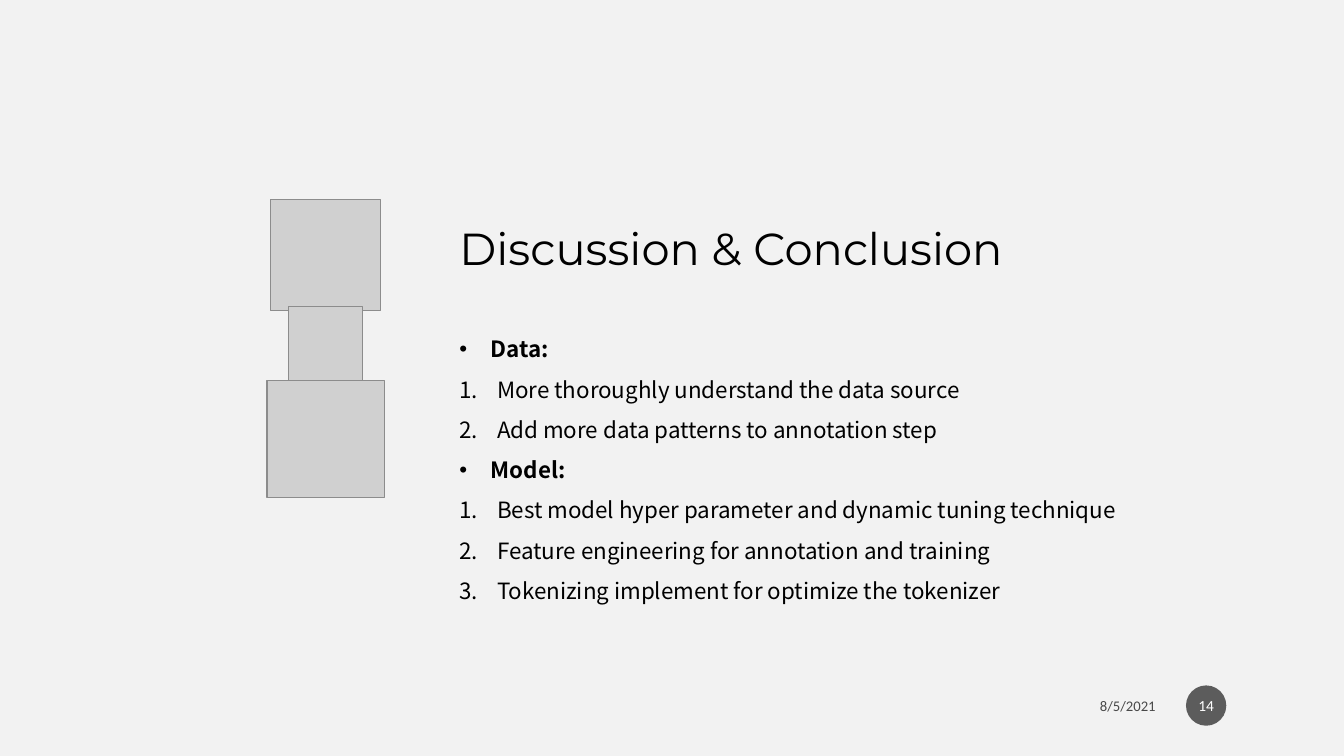
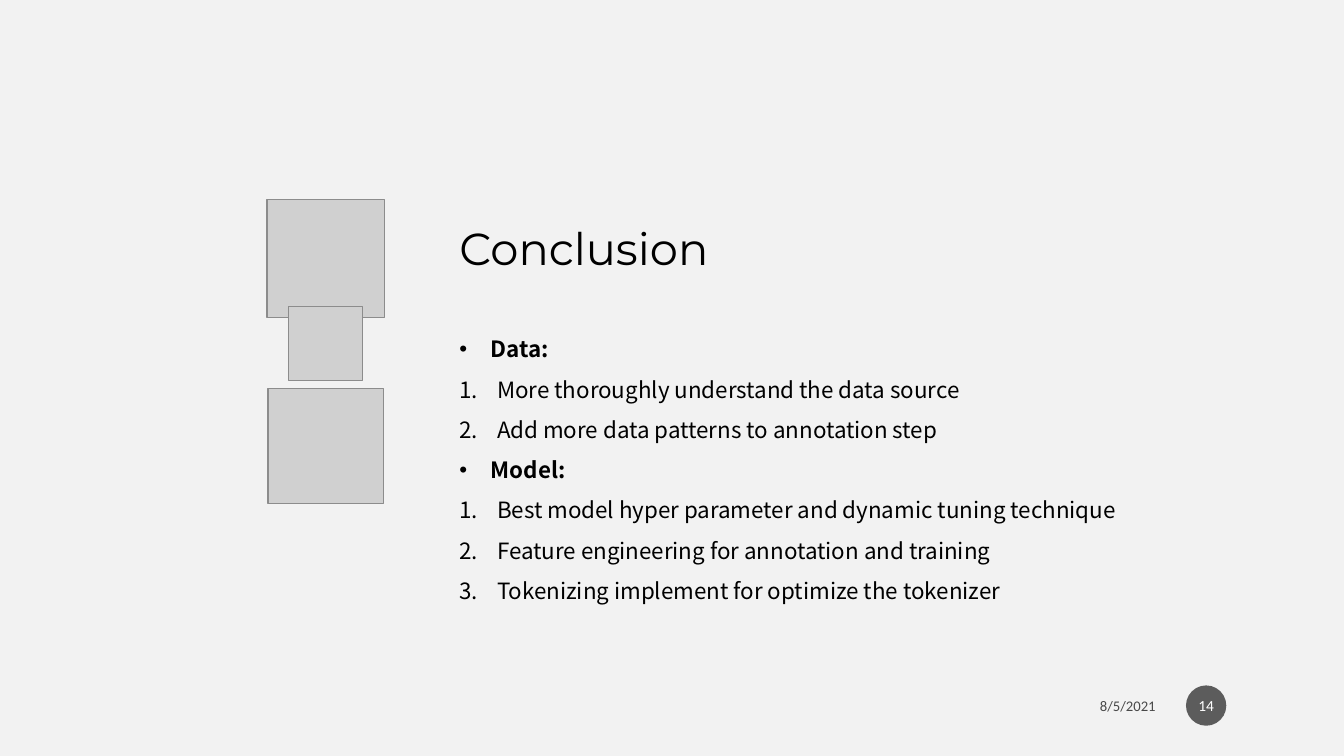
Before and after one commit to Weber12321/AD-classifier-side-project, a slide deck: slide 14 of AD_classifier.pptx. Drawn at 1344x756 pixels with LibreOffice and Linux fonts; fonts in the diff are those of the drawing; grey boxes stand for pictures; background and template pictures are left out. Boxes give left, top, right and bottom in pixels: in the first picture for what was removed or moved away, otherwise in the second. Text is boxed around its words. In the diff, an @@ line names an element or a change of style, - is before the commit and + after.

```diff
--- a/AD_classifier.pptx
+++ b/AD_classifier.pptx
@@ picture: place and size @@
-picture at <box>267,380,384,497</box>
+picture at <box>267,200,384,317</box>
@@ picture removed at <box>270,200,381,311</box> @@
@@ text at <box>459,231,708,266</box>: text changed @@
-Discussion & Conclusion
+Conclusion
@@ picture added at <box>268,389,383,504</box> @@
```
Also in this commit, not shown: 5 other slides changed, 2 slides added, 1 slide removed, 8 other files.
